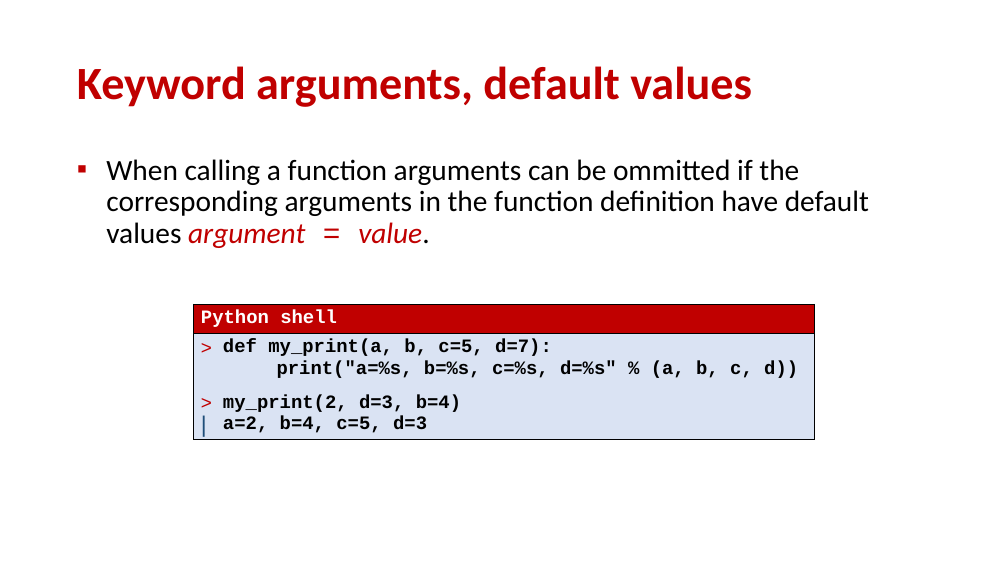
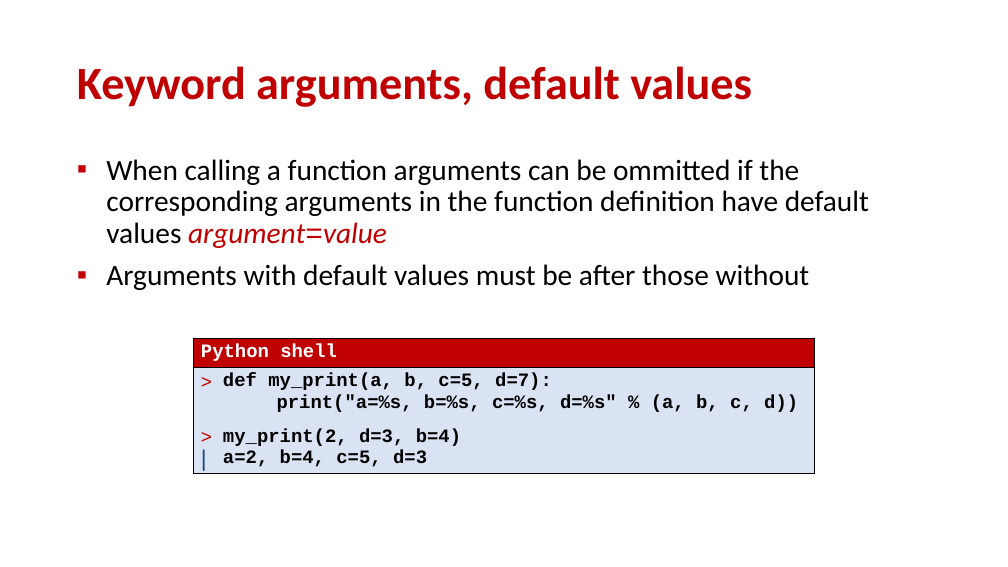
Before and after one commit to gsbrodal/gsbrodal.github.io, a slide deck: slide 16 of ipsa/slides/functions.pptx. Drawn at 1008x567 pixels with LibreOffice and Linux fonts; fonts in the diff are those of the drawing. Boxes give left, top, right and bottom in pixels: in the first picture for what was removed or moved away, otherwise in the second. Text is boxed around its words. In the diff, an @@ line names an element or a change of style, - is before the commit and + after.

Commit message:
update functional slides

```diff
--- a/ipsa/slides/functions.pptx
+++ b/ipsa/slides/functions.pptx
@@ text at (x1=106, y1=159, x2=869, y2=290): text changed @@
-▪ When calling a function arguments can be ommitted if the corresponding arguments in the function definition have default values argument = value.
+▪ When calling a function arguments can be ommitted if the corresponding arguments in the function definition have default values argument=value
+▪ Arguments with default values must be after those without
@@ table moved from (x1=194, y1=304, x2=815, y2=445) to (x1=194, y1=339, x2=815, y2=480) @@
```
Also in this commit, not shown: 9 other slides changed, 1 slide added, 2 other files.
